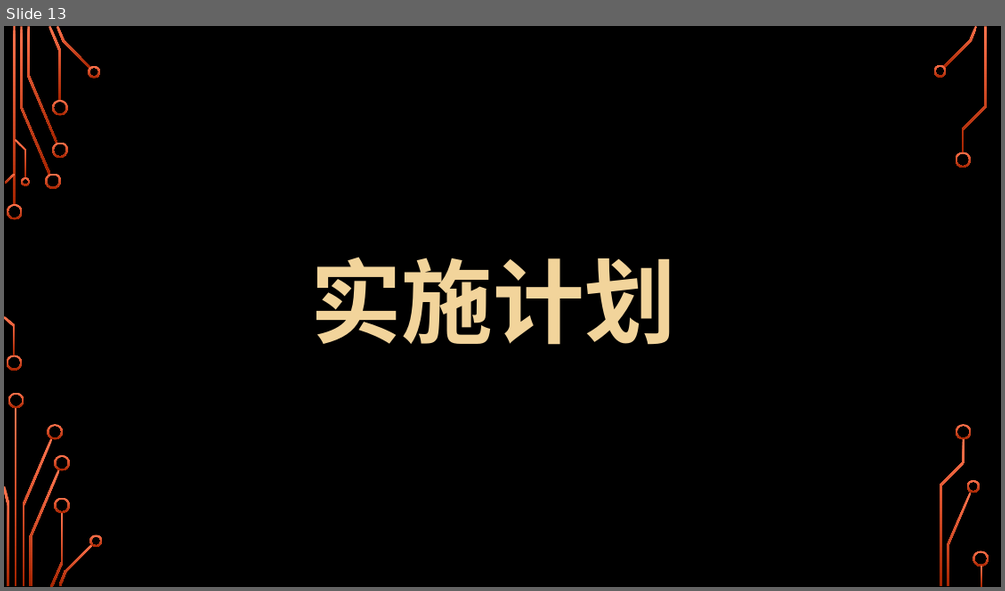
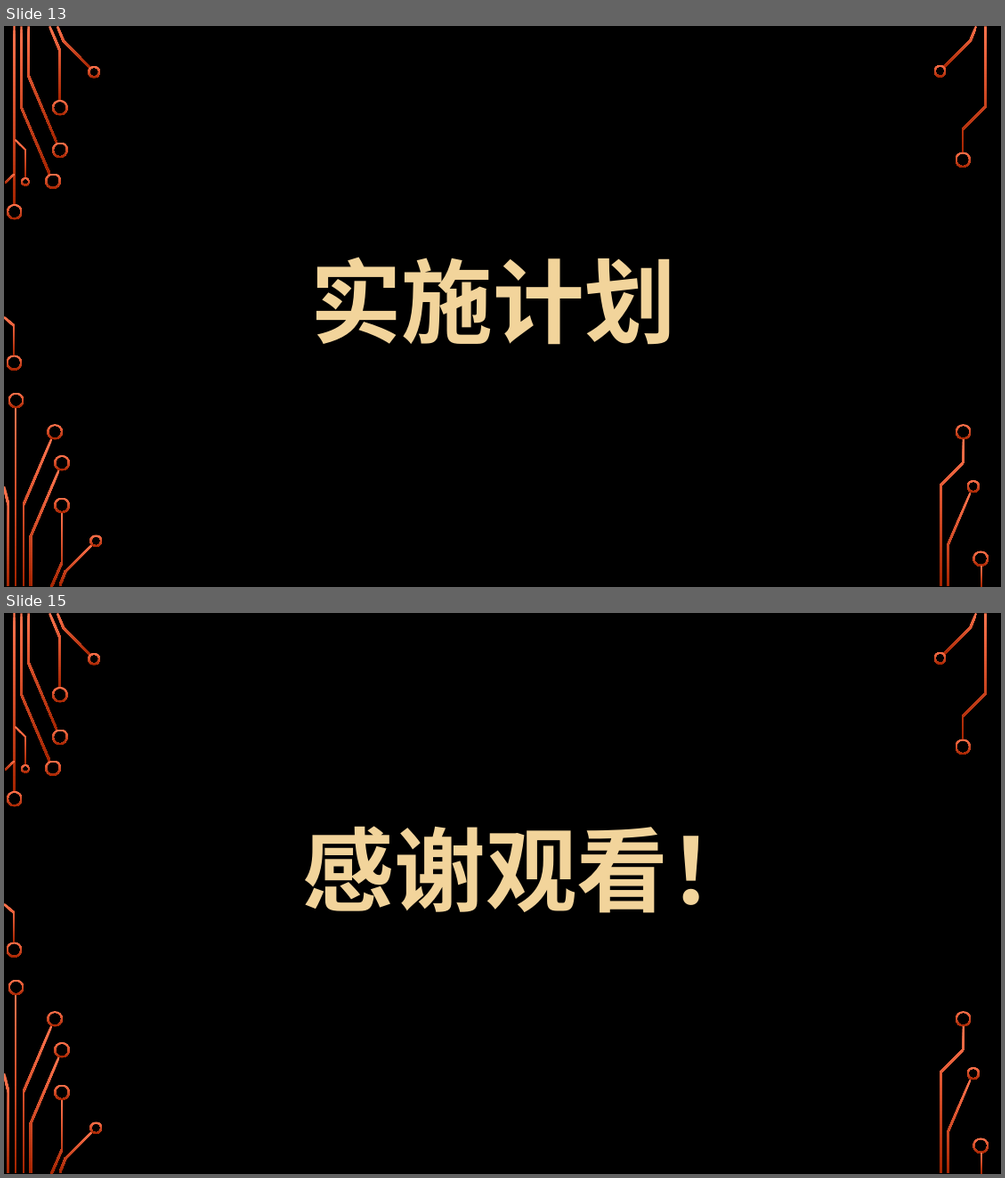
Before and after one commit to sweet-orange-team/Tankgame, a slide deck: resource/C++大作业/C++大作业-坦克大战.pptx. Shown one above the other, each under a label of ours: slide 13 before the commit, slides 13 and 15 after it; the slides between them are not shown. The pictures are 1005x591 and 1005x1178 pixels, drawn with LibreOffice and Linux fonts; fonts in the diff are those of the drawing; background and template pictures are left out. Boxes give left, top, right and bottom in pixels: in the first picture for what was removed or moved away, otherwise in the second. Text is boxed around its words. In the diff, an @@ line names an element or a change of style, - is before the commit and + after.

```diff
--- a/resource/C++大作业/C++大作业-坦克大战.pptx
+++ b/resource/C++大作业/C++大作业-坦克大战.pptx
@@ slide 15 added at [4,613,1001,1174], background picture (left out); not listed: 36 template elements that a slide beside it also shows @@
@@ text added at [303,826,760,913], 88 pt, text #F2D49B, bold @@
+感谢观看！
```
Also in this commit, not shown: 6 slides changed, 1 other slide added, 1 slide removed.
